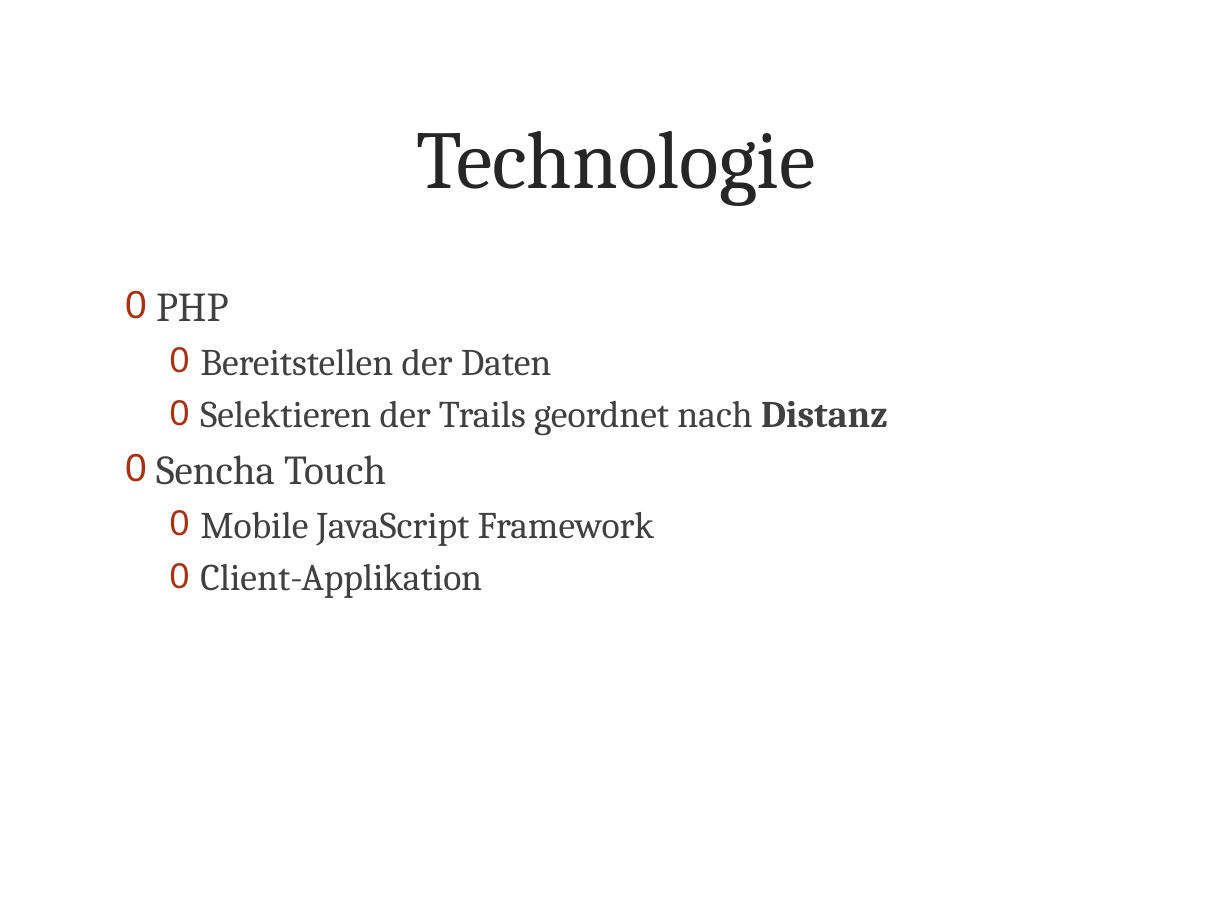
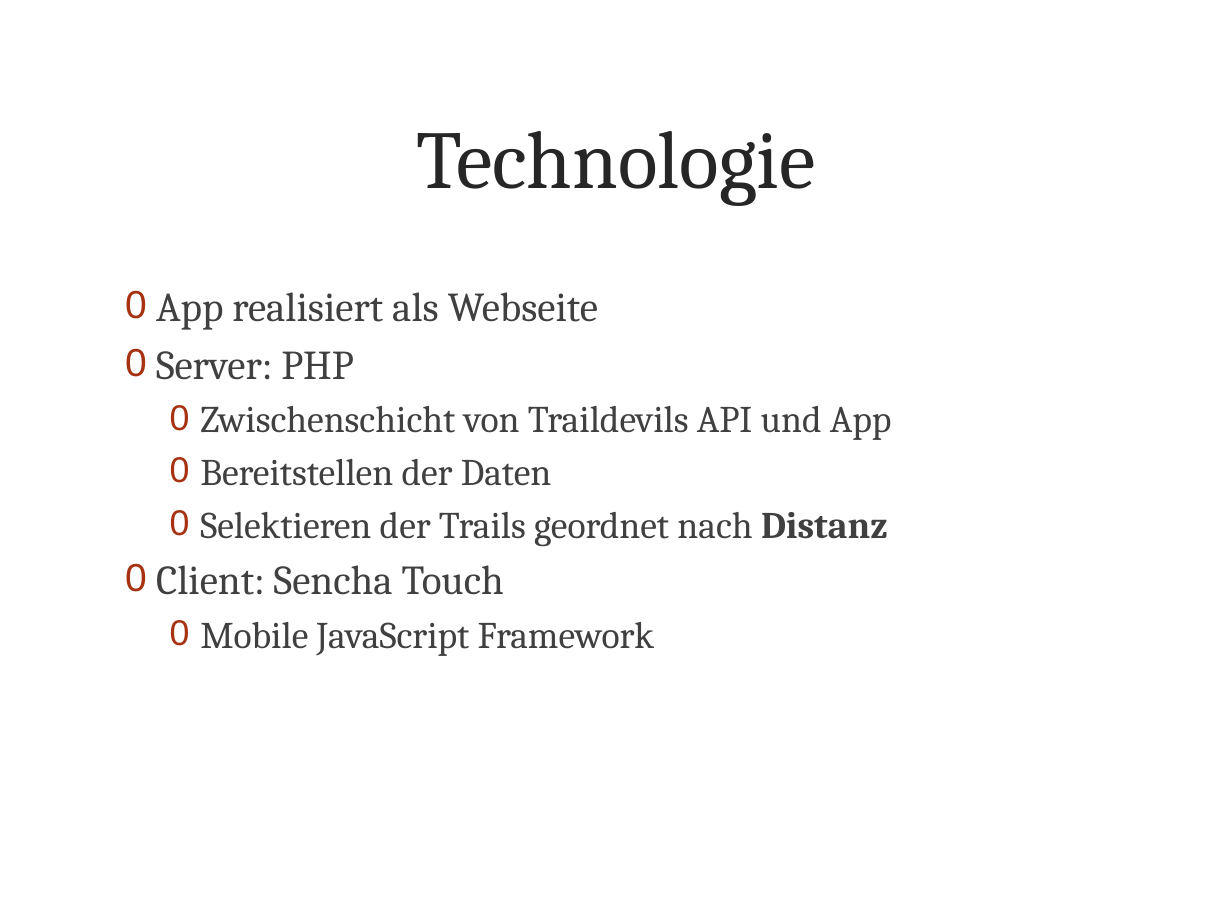
Before and after one commit to metaodi/TrailDevilsXPl-2, a slide deck: slide 3 of _DOCUMENTATION/Presentation/Praesentation-Traildevils-XPl2.pptx. Drawn at 1232x924 pixels with LibreOffice and Linux fonts; fonts in the diff are those of the drawing; background and template pictures are left out. Boxes give left, top, right and bottom in pixels: in the first picture for what was removed or moved away, otherwise in the second. Text is boxed around its words. In the diff, an @@ line names an element or a change of style, - is before the commit and + after.

```diff
--- a/_DOCUMENTATION/Presentation/Praesentation-Traildevils-XPl2.pptx
+++ b/_DOCUMENTATION/Presentation/Praesentation-Traildevils-XPl2.pptx
@@ text at [156,292,892,440]: text changed; size 24 to 22 pt @@
-0 PHP
+0 App realisiert als Webseite
+0 Server: PHP
+  0 Zwischenschicht von Traildevils API und App
@@ text at [156,565,504,595]: text changed @@
-0 Sencha Touch
+0 Client: Sencha Touch
@@ text at [200,564,482,598]: paragraph removed @@
-  0 Client-Applikation
```
Also in this commit, not shown: 10 other slides changed, 2 slides added, 3 slides removed.
